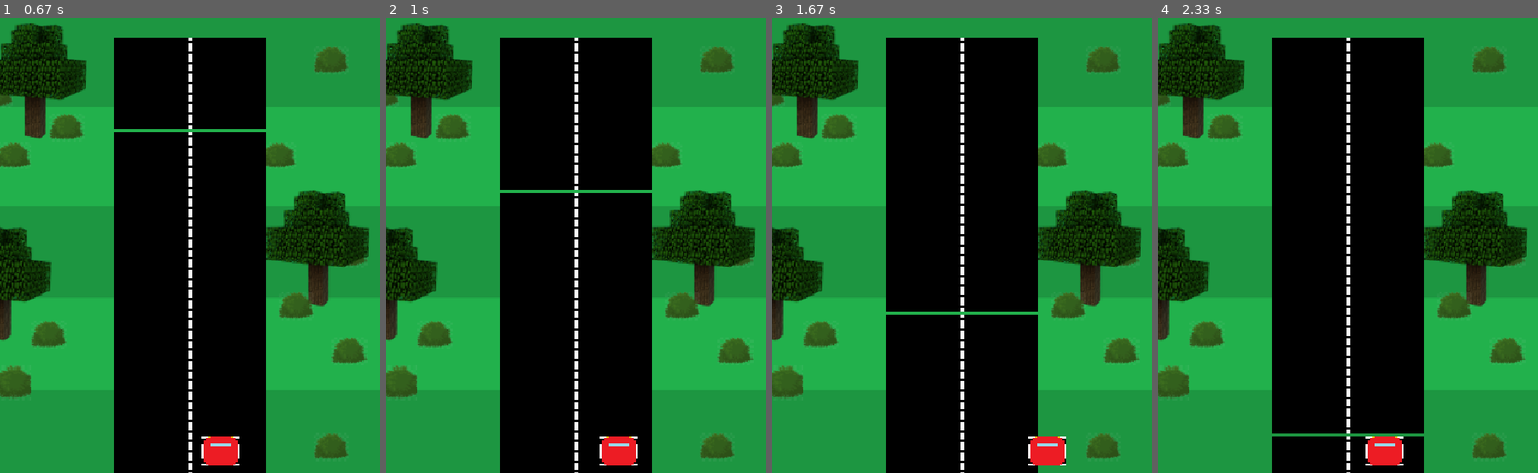
Above: before the commit, frames 1-4 (left to right).
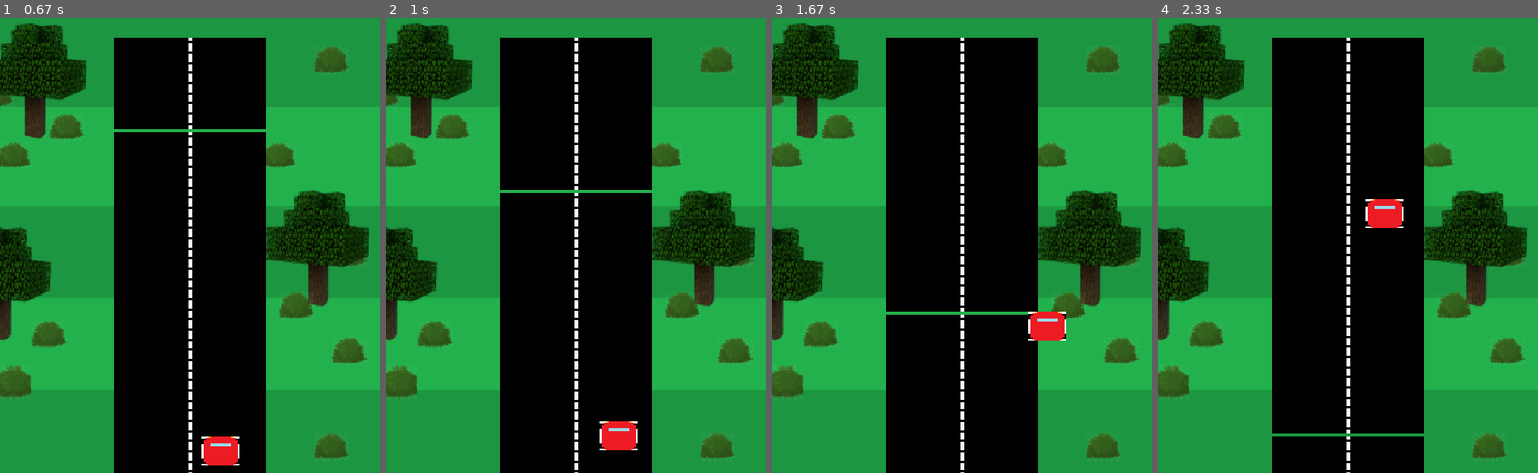
Above: after the commit, the same moments.

Repository: ferclima/pygame
Game: pygame game, started from codigo do jogo.py
The game is run twice, just before and just after one commit, with the same random seed, the same clock (stepped at 60 frames per second) and the same inputs.
Inputs:
- Up to frame 1 (0.67 s): hold Right from 0.33 s (still down)
- Up to frame 2 (1 s): release Right at 0.8 s; hold Up from 0.83 s (still down)
- Up to frame 3 (1.67 s): release Up at 1.13 s; hold Right 1.17-1.63 s
- Up to frame 4 (2.33 s): hold Left 1.67-2.2 s; hold Down from 2.23 s (still down)

Frame 1 is identical in both runs. In frame 2, 0.7% of the frame differs, in the area x 56-67%, y 88-99%; in frame 3, 1.2%, in the area x 67-78%, y 64-99%; in frame 4, 1.2%.

Commit message:
movimentação carro

Diff:
--- a/codigo do jogo.py
+++ b/codigo do jogo.py
@@ -55,6 +55,7 @@
     def update(self):
         # Atualização da posição da nave
         self.rect.x += self.speedx
+        self.rect.y += self.speedy
 
         # Mantem dentro da tela
         if self.rect.right > WIDTH:
